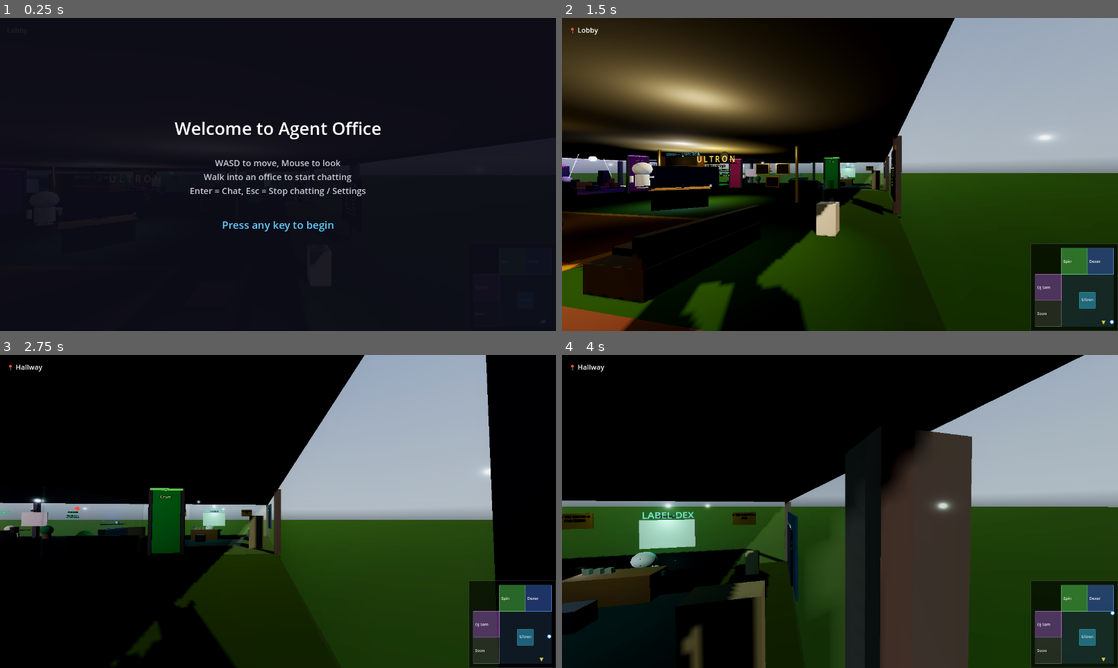
Above: before the commit, frames 1-4 (two rows, left to right).
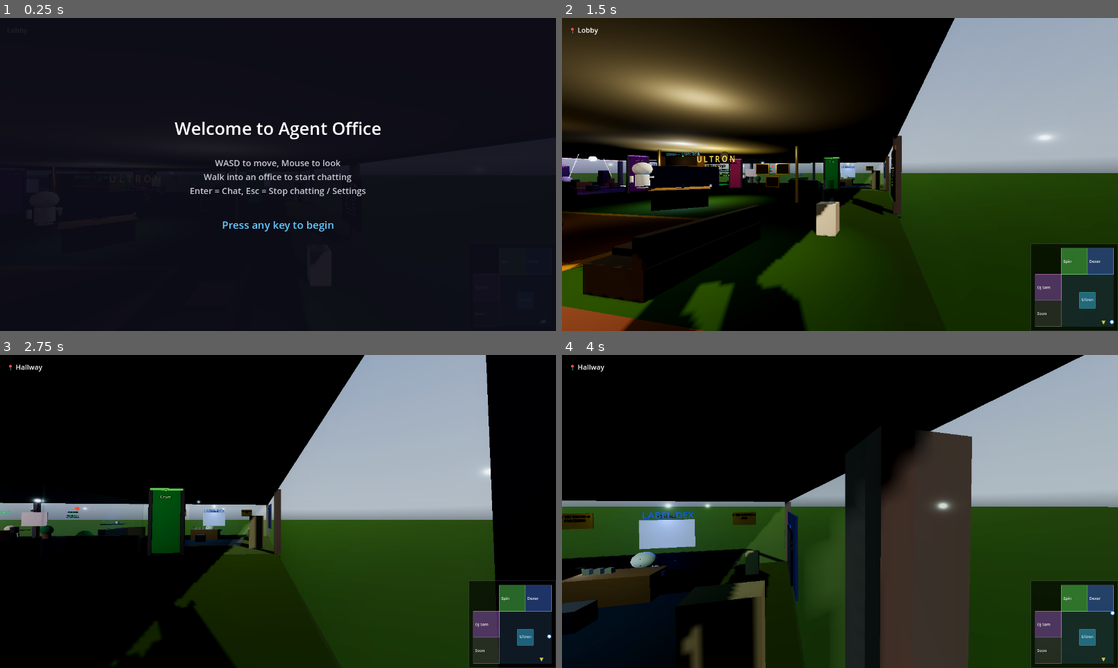
Above: after the commit, the same moments.

Repository: ultron02012026-agent/agent-office
Game: Godot game, scene res://scenes/main.tscn
Two runs of this game, one before a commit and one after it. Both use one fixed random seed, a clock stepped at 60 frames per second and the inputs below. A sky picture missing from this copy of the repository is replaced by a grey-blue gradient.
Inputs (mouse positions are in pixels of both pictures, inside the frame that each line leads up to):
- Up to frame 1 (0.25 s): no input
- Up to frame 2 (1.5 s): tap Enter at 0.5, 1.35 s; move the mouse to (962, 158) at 0.52 s; hold D (move_right) 0.53-1.28 s; hold Shift (sprint) 0.53-1.28 s; click (962, 158) at 0.67 s; tap Space (jump) at 0.77 s; move the mouse to (812, 174) at 1.27 s; hold W (move_forward) from 1.28 s (still down)
- Up to frame 3 (2.75 s): keep holding W (move_forward); tap Space (jump) at 1.52 s; move the mouse to (289, 505) at 2.02 s; tap V at 2.1 s
- Up to frame 4 (4 s): keep holding W (move_forward); move the mouse to (834, 517) at 2.77 s; tap Shift (sprint) at 2.85 s; tap Space (jump) at 3.02, 3.77 s; move the mouse to (878, 514) at 3.52 s; tap Enter at 3.6 s

The runs differ from the first frame. In frame 2, less than 0.1% of the frame differs, in the area x 50-59%, y 47-51%; in frame 3, 0.2%; in frame 4, 1.1%, in the area x 13-42%, y 50-70%.

Commit message:
decor: update Dexer office to Label-Dex blue (#2563eb) theme

Diff:
--- a/scenes/main.tscn
+++ b/scenes/main.tscn
@@ -234,25 +234,25 @@
 
 ; --- Dexer Decor Materials ---
 [sub_resource type="StandardMaterial3D" id="dexer_neon_mat"]
-albedo_color = Color(0.0, 1.0, 0.8, 1)
-emission_enabled = true
-emission = Color(0.0, 1.0, 0.8, 1)
+albedo_color = Color(0.145, 0.388, 0.922, 1)
+emission_enabled = true
+emission = Color(0.145, 0.388, 0.922, 1)
 emission_energy_multiplier = 3.0
 
 [sub_resource type="StandardMaterial3D" id="dexer_neon_sub_mat"]
-albedo_color = Color(0.2, 0.6, 1.0, 1)
-emission_enabled = true
-emission = Color(0.2, 0.6, 1.0, 1)
+albedo_color = Color(0.3, 0.5, 0.95, 1)
+emission_enabled = true
+emission = Color(0.3, 0.5, 0.95, 1)
 emission_energy_multiplier = 2.5
 
 [sub_resource type="StandardMaterial3D" id="dexer_dashboard_mat"]
-albedo_color = Color(0.08, 0.12, 0.18, 1)
-emission_enabled = true
-emission = Color(0.05, 0.2, 0.3, 1)
+albedo_color = Color(0.08, 0.1, 0.18, 1)
+emission_enabled = true
+emission = Color(0.07, 0.15, 0.4, 1)
 emission_energy_multiplier = 0.6
 
 [sub_resource type="StandardMaterial3D" id="dexer_rug_mat"]
-albedo_color = Color(0.05, 0.15, 0.2, 1)
+albedo_color = Color(0.06, 0.12, 0.25, 1)
 
 [sub_resource type="StandardMaterial3D" id="dexer_couch_mat"]
 albedo_color = Color(0.12, 0.12, 0.15, 1)
@@ -273,7 +273,7 @@
 metallic = 0.3
 
 [sub_resource type="StandardMaterial3D" id="dexer_mug_mat"]
-albedo_color = Color(0.1, 0.3, 0.35, 1)
+albedo_color = Color(0.1, 0.2, 0.5, 1)
 
 [sub_resource type="StandardMaterial3D" id="dexer_award_mat"]
 albedo_color = Color(0.85, 0.7, 0.2, 1)
@@ -1275,22 +1275,22 @@
 transform = Transform3D(1, 0, 0, 0, 1, 0, 0, 0, 1, 10, 2.4, -14.9)
 text = "LABEL-DEX"
 font_size = 72
-modulate = Color(0, 1, 0.8, 1)
-outline_modulate = Color(0, 0.8, 0.6, 1)
+modulate = Color(0.145, 0.388, 0.922, 1)
+outline_modulate = Color(0.1, 0.25, 0.7, 1)
 outline_size = 4
 
 [node name="Room3_Decor_NeonSign2" type="Label3D" parent="."]
 transform = Transform3D(1, 0, 0, 0, 1, 0, 0, 0, 1, 10, 2.0, -14.9)
 text = "850+ CURATED LABELS"
 font_size = 36
-modulate = Color(0.2, 0.6, 1, 1)
-outline_modulate = Color(0.1, 0.4, 0.8, 1)
+modulate = Color(0.3, 0.5, 0.95, 1)
+outline_modulate = Color(0.15, 0.35, 0.8, 1)
 outline_size = 3
 
 ; Neon glow light behind sign
 [node name="Room3_Decor_NeonGlow" type="OmniLight3D" parent="."]
 transform = Transform3D(1, 0, 0, 0, 1, 0, 0, 0, 1, 10, 2.3, -14.5)
-light_color = Color(0, 0.9, 0.7, 1)
+light_color = Color(0.145, 0.388, 0.922, 1)
 light_energy = 1.2
 omni_range = 4
 
@@ -1304,19 +1304,19 @@
 transform = Transform3D(0, 0, -1, 0, 1, 0, 1, 0, 0, 14.85, 2.3, -10)
 text = "SUBMISSIONS DASHBOARD"
 font_size = 28
-modulate = Color(0, 1, 0.8, 1)
+modulate = Color(0.145, 0.388, 0.922, 1)
 
 [node name="Room3_Decor_DashLabel2" type="Label3D" parent="."]
 transform = Transform3D(0, 0, -1, 0, 1, 0, 1, 0, 0, 14.85, 2.0, -9.2)
 text = "▸ Pending: 47\n▸ Approved: 312\n▸ This Week: 23"
 font_size = 18
-modulate = Color(0.3, 0.8, 0.5, 1)
+modulate = Color(0.4, 0.6, 0.95, 1)
 
 [node name="Room3_Decor_DashLabel3" type="Label3D" parent="."]
 transform = Transform3D(0, 0, -1, 0, 1, 0, 1, 0, 0, 14.85, 2.0, -10.8)
 text = "▸ Labels: 853\n▸ Genres: 42\n▸ Success: 73%"
 font_size = 18
-modulate = Color(0.2, 0.6, 1, 1)
+modulate = Color(0.2, 0.45, 0.9, 1)
 
 ; Rug on the floor
 [node name="Room3_Decor_Rug" type="CSGBox3D" parent="."]
@@ -1446,26 +1446,26 @@
 transform = Transform3D(0, 0, -1, 0, 1, 0, 1, 0, 0, 14.85, 1.2, -10)
 text = "「 LIVE FEED 」"
 font_size = 20
-modulate = Color(0, 1, 0.6, 1)
+modulate = Color(0.145, 0.388, 0.922, 1)
 
 ; Teal ambient light near couch
 [node name="Room3_Decor_AmbientLight1" type="OmniLight3D" parent="."]
 transform = Transform3D(1, 0, 0, 0, 1, 0, 0, 0, 1, 7, 1.5, -6)
-light_color = Color(0, 0.7, 0.8, 1)
+light_color = Color(0.145, 0.388, 0.922, 1)
 light_energy = 0.6
 omni_range = 4
 
 ; Blue accent light near shelves
 [node name="Room3_Decor_AmbientLight2" type="OmniLight3D" parent="."]
 transform = Transform3D(1, 0, 0, 0, 1, 0, 0, 0, 1, 5.5, 1.5, -9)
-light_color = Color(0.1, 0.3, 1, 1)
+light_color = Color(0.145, 0.388, 0.922, 1)
 light_energy = 0.5
 omni_range = 3
 
 ; Teal strip light along back wall
 [node name="Room3_Decor_AmbientLight3" type="OmniLight3D" parent="."]
 transform = Transform3D(1, 0, 0, 0, 1, 0, 0, 0, 1, 10, 0.3, -14.5)
-light_color = Color(0, 0.8, 0.6, 1)
+light_color = Color(0.145, 0.388, 0.922, 1)
 light_energy = 0.8
 omni_range = 6
 
